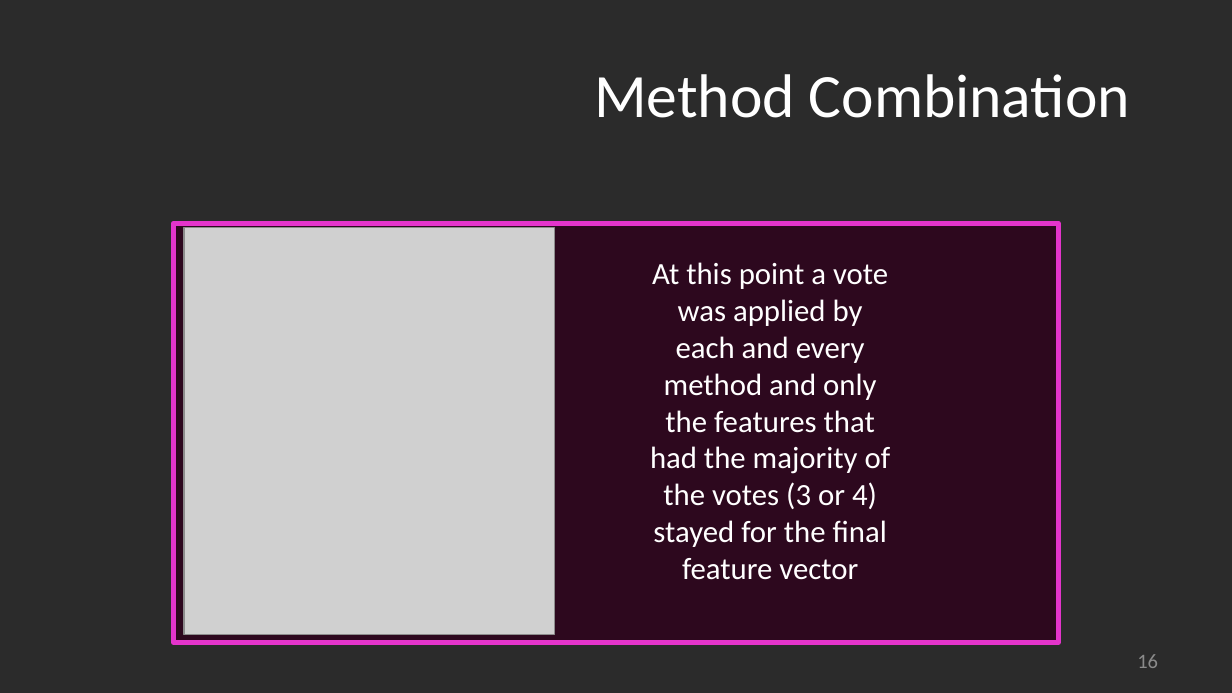
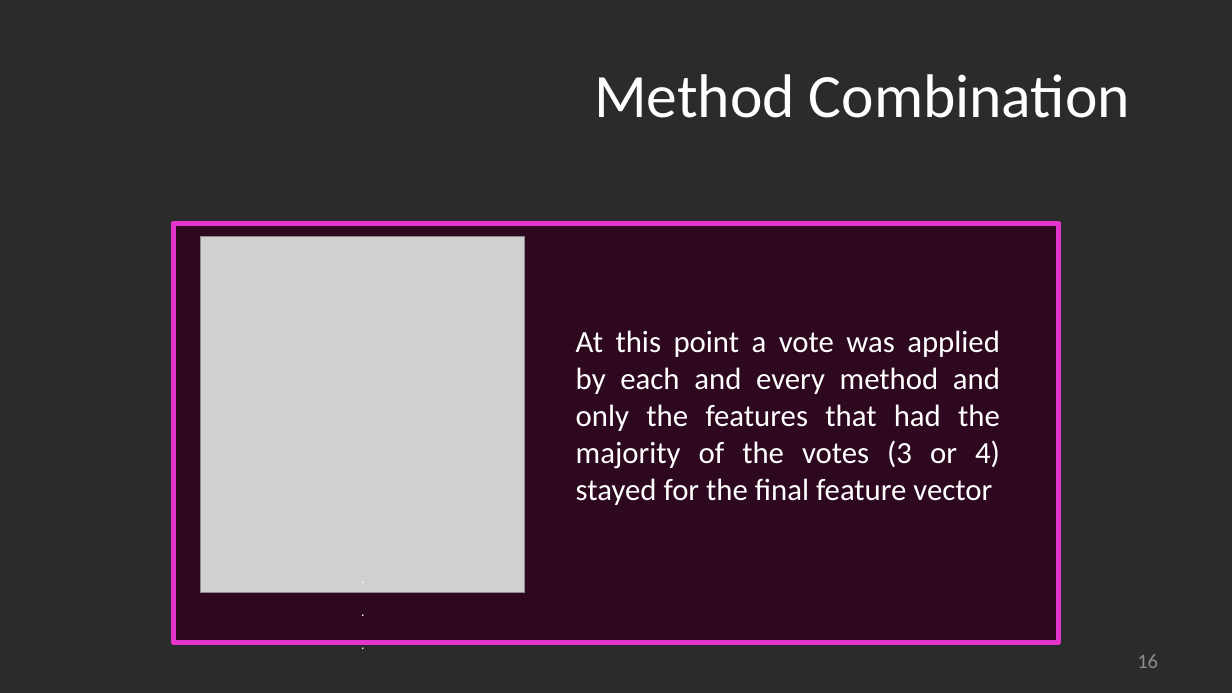
Before and after one commit to alecfilios/Binary-Classification-Breast-Cancer-Prediction, a slide deck: slide 16 of MachineLearningProjectPowerpoint.pptx. Drawn at 1232x693 pixels with LibreOffice and Linux fonts; fonts in the diff are those of the drawing; grey boxes stand for pictures; background and template pictures are left out; a plain dark background stands for a picture behind light text. Boxes give left, top, right and bottom in pixels: in the first picture for what was removed or moved away, otherwise in the second. Text is boxed around its words. In the diff, an @@ line names an element or a change of style, - is before the commit and + after.

Commit message:
Minor Updates for the presentation

```diff
--- a/MachineLearningProjectPowerpoint.pptx
+++ b/MachineLearningProjectPowerpoint.pptx
@@ picture: place and size @@
-picture at <box>184,228,554,634</box>
+picture at <box>201,237,525,593</box>
@@ text "At this point a vote ...": place and size @@
-text "At this point a vote ..." at <box>650,262,891,580</box>
+text "At this point a vote ..." at <box>576,330,1000,505</box>
@@ text "At this point a vote ..." at <box>576,330,1000,505</box>: alignment centre to justified @@
@@ text added at <box>349,580,376,642</box>, 8 pt, text #FFFFFF @@
+.
+.
+.
```
Also in this commit, not shown: 1 other slide changed, 2 slides added, 1 slide removed, 2 other files.
